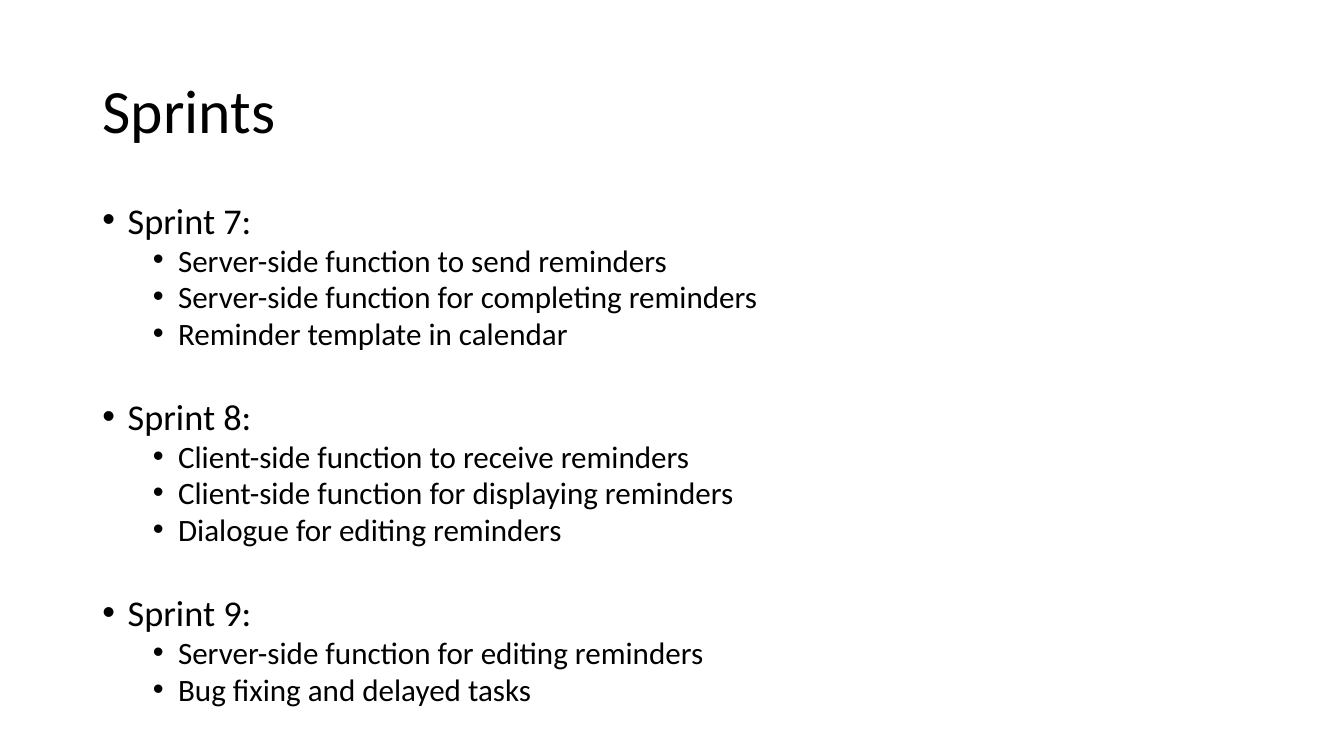
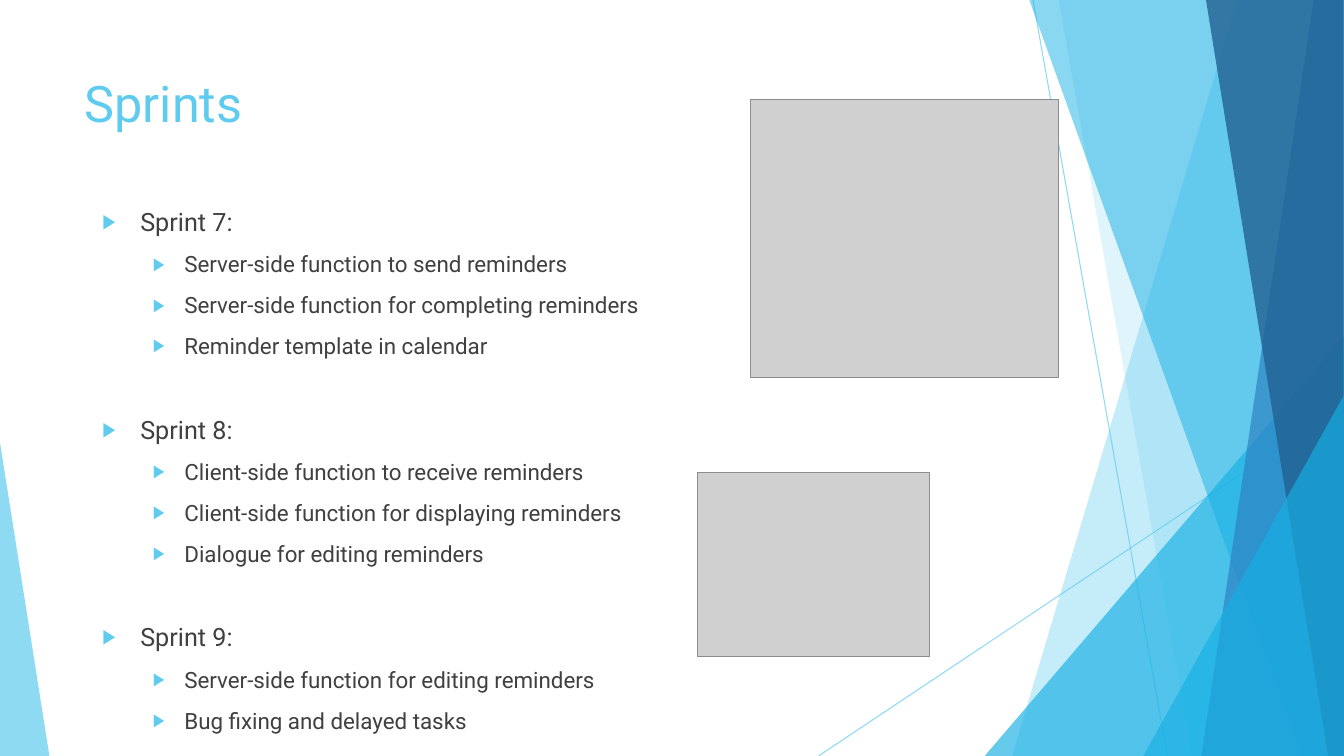
Before and after one commit to LukaWG/COMP1004, a slide deck: slide 6 of Documents/Presentation.pptx (slide 5 before the commit). Drawn at 1344x756 pixels with LibreOffice and Linux fonts; fonts in the diff are those of the drawing; grey boxes stand for pictures. Boxes give left, top, right and bottom in pixels: in the first picture for what was removed or moved away, otherwise in the second. Text is boxed around its words. In the diff, an @@ line names an element or a change of style, - is before the commit and + after.

```diff
--- a/Documents/Presentation.pptx
+++ b/Documents/Presentation.pptx
@@ title "Sprints": place and size @@
-title "Sprints" at bbox=[102, 90, 275, 143]
+title "Sprints" at bbox=[85, 85, 243, 132]
@@ title "Sprints" at bbox=[85, 85, 243, 132]: size 44 to 36 pt, font Calibri to Roboto, text colour #000000 to #5FCBEF; line spacing 0.9 to 1; vertical alignment middle to top @@
@@ picture added at bbox=[751, 99, 1059, 378] @@
@@ text "Sprint 7:" at bbox=[140, 213, 638, 734]: size 25.9 to 18 pt in "Sprint 7:", "Sprint 8:", "Sprint 9:"; font Calibri to Roboto, text colour #000000 to #404040, size 22.2 to 16 pt; bullet • to ▶; line spacing 0.8 to 1; more space between paragraphs @@
@@ group added at bbox=[0, 0, 1344, 756]: 5 freeform shapes, 3 triangles, 2 lines @@
@@ picture added at bbox=[698, 473, 930, 656] @@
```
Also in this commit, not shown: 7 other slides changed, 1 slide added.
